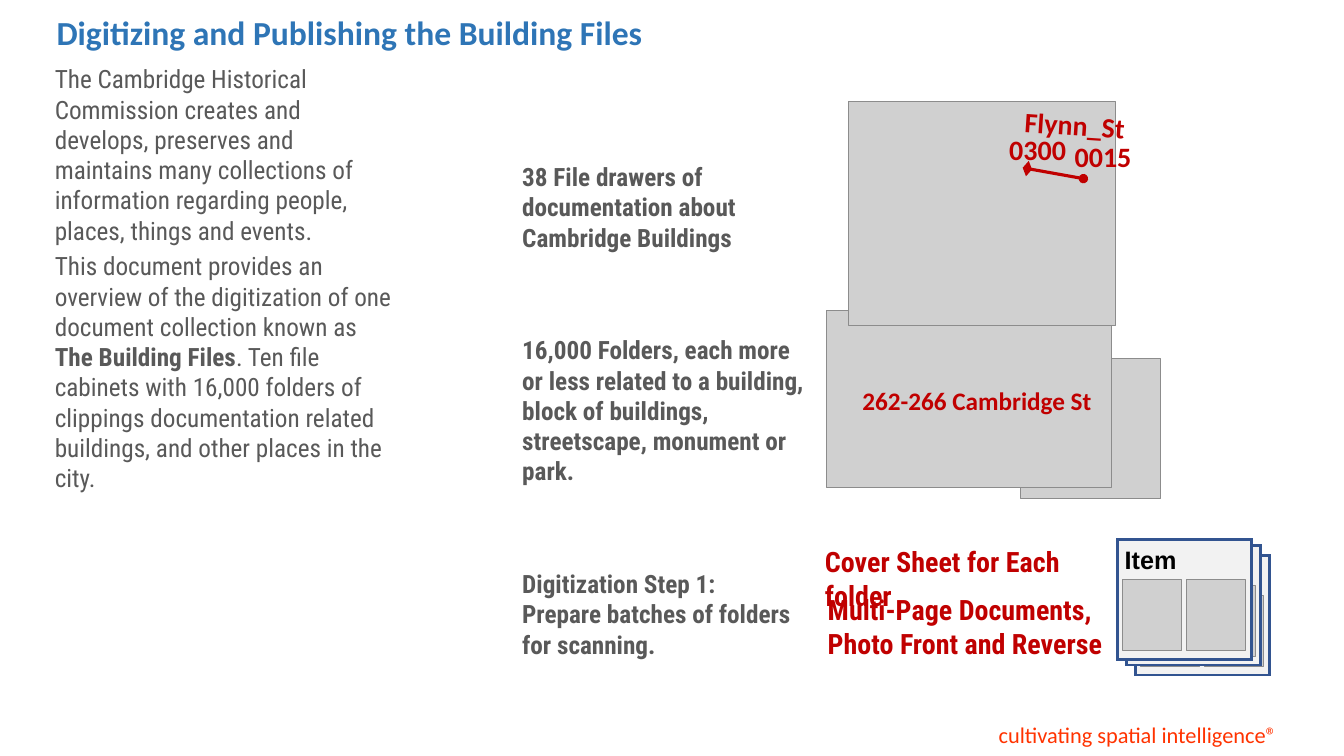
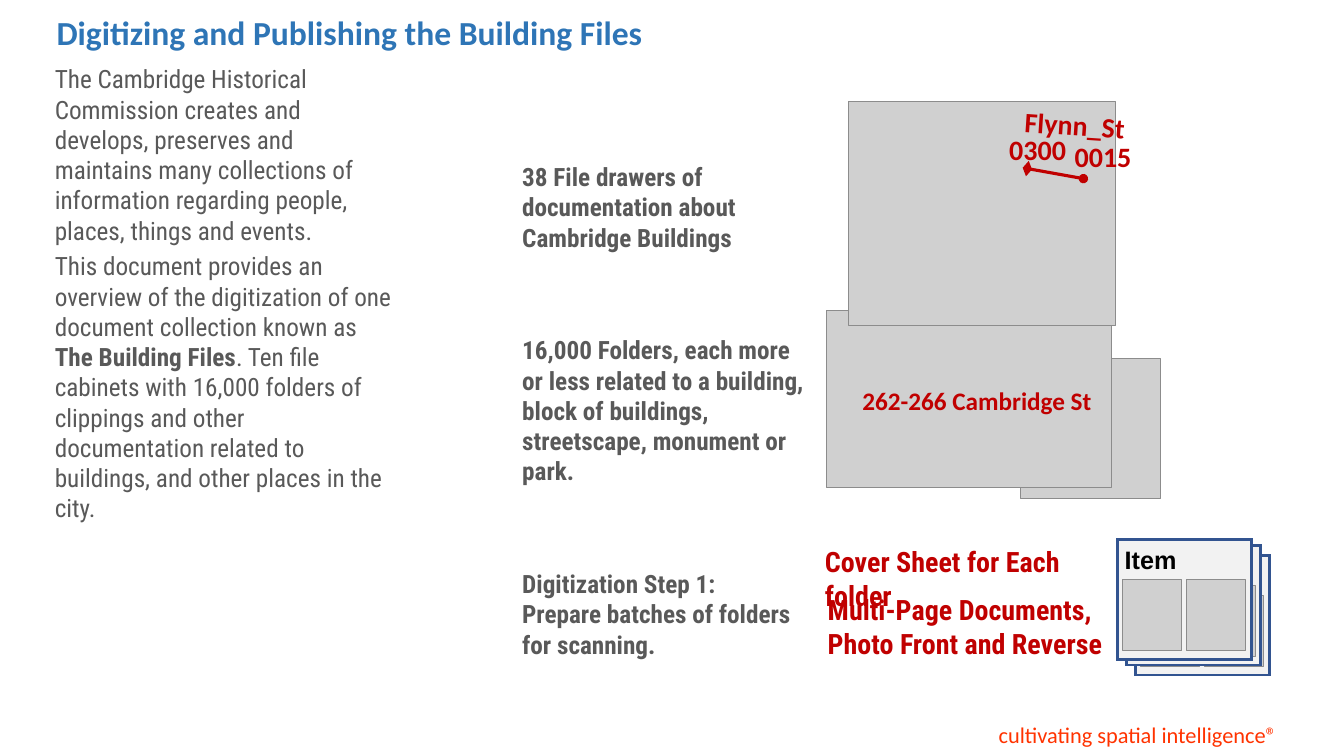
Before and after one commit to C-Dash/Documentation, a slide deck: slide 2 of slideshow/CDashSlideshow_20230109.pptx. Drawn at 1344x756 pixels with LibreOffice and Linux fonts; fonts in the diff are those of the drawing; grey boxes stand for pictures; background and template pictures are left out. Boxes give left, top, right and bottom in pixels: in the first picture for what was removed or moved away, otherwise in the second. Text is boxed around its words. In the diff, an @@ line names an element or a change of style, - is before the commit and + after.

```diff
--- a/slideshow/CDashSlideshow_20230109.pptx
+++ b/slideshow/CDashSlideshow_20230109.pptx
@@ text at [55,256,391,523]: text changed @@
-This document provides an overview of the digitization of one document collection known as The Building Files. Ten file cabinets with 16,000 folders of clippings documentation related buildings, and other places in the city.
+This document provides an overview of the digitization of one document collection known as The Building Files. Ten file cabinets with 16,000 folders of clippings and other documentation related to buildings, and other places in the city.
```
Also in this commit, not shown: 17 other slides changed, 3 other files.
